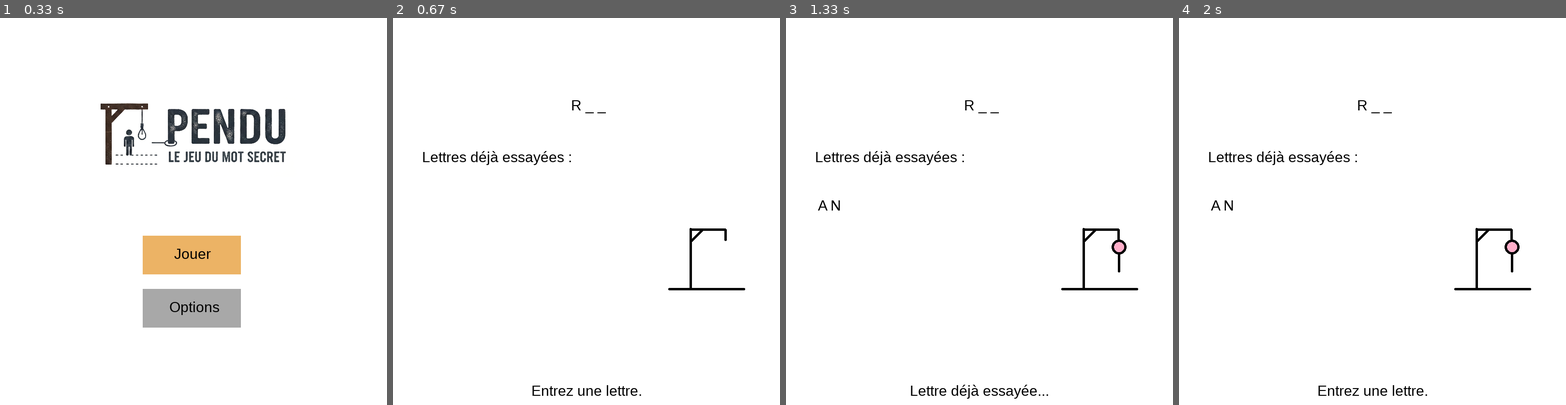
Above: before the commit, frames 1-4 (left to right).
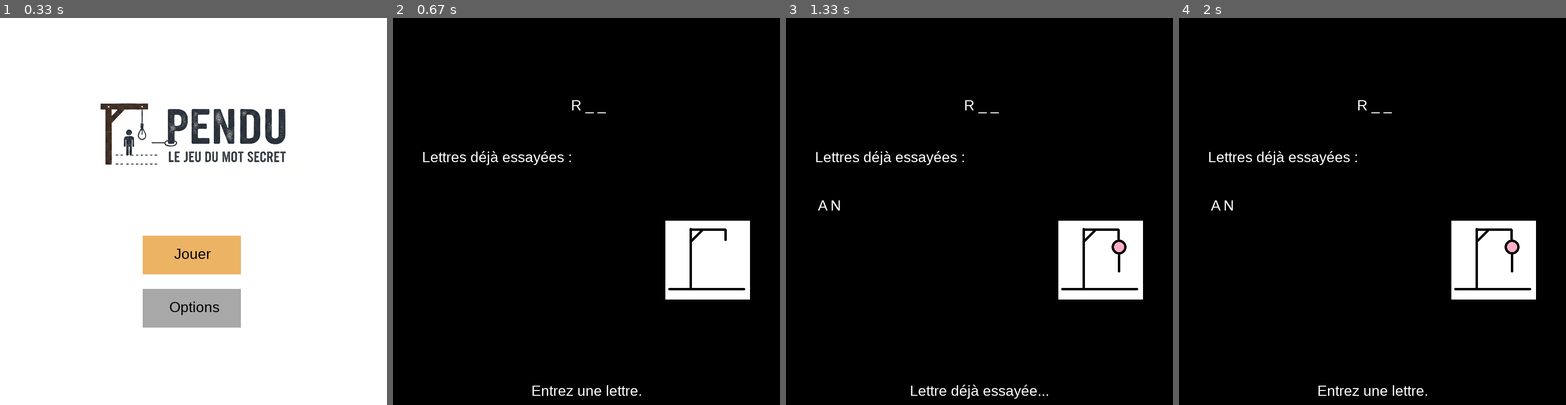
Above: after the commit, the same moments.

Repository: nicolas-riera/pendu
Game: pygame game, started from main.py
The game is run twice, just before and just after one commit, with the same random seed, the same clock (stepped at 60 frames per second) and the same inputs.
Inputs:
- Up to frame 1 (0.33 s): no input
- Up to frame 2 (0.67 s): click "Jouer" at 0.38 s
- Up to frame 3 (1.33 s): type "ann" at 0.67 s; tap Enter at 1 s
- Up to frame 4 (2 s): no input

Frame 1 is identical in both runs. In frame 2, 96% of the frame differs, in the area x 0-100%, y 0-100%; in frame 3, 96%; in frame 4, 96%.

Commit message:
feat: add dark mode

Diff:
--- /dev/null
+++ b/src/dark_mode.py
@@ -0,0 +1,12 @@
+
+def is_dark_modes(screen, is_dark_mode):
+
+    if not is_dark_mode:
+        screen.fill("white")
+        text_color = (0, 0, 0)
+
+    else:
+        screen.fill((0, 0, 0))
+        text_color = (255, 255, 255)
+
+    return is_dark_mode, text_color
--- a/src/game.py
+++ b/src/game.py
@@ -10,6 +10,7 @@
 from src.keyboard_input import *
 from src.render_adaptive_text import *
 from src.popup import *
+from src.dark_mode import *
 
 # Variables
 
@@ -145,10 +146,11 @@
 
     return life, letters_found, letters_tried, word_to_guess, word_to_guess_normalized, clue, letter_checked, notice_win_popup, notice_lose_popup, display_text_good_choice, display_text_wrong_choice, display_text_tried_letter
 
-def game(screen, clock, my_fonts):
+def game(screen, clock, my_fonts, is_dark_mode=False):
 
     gaming = True
     life, letters_found, letters_tried, word_to_guess, word_to_guess_normalized, clue, letter_checked, notice_win_popup, notice_lose_popup, display_text_good_choice, display_text_wrong_choice, display_text_tried_letter = reset_values()
+    is_dark_mode = True
 
     while gaming:
 
@@ -158,7 +160,7 @@
 
         # Rendering
 
-        screen.fill("white")
+        is_dark_mode, text_color = is_dark_modes(screen, is_dark_mode)
 
         render_adaptive_text(
             screen,
@@ -167,12 +169,13 @@
             180,
             600,
             FONT_PATH,
-            centered=True
+            centered=True,
+            color=text_color
         )
 
-        letters_tried_title_text = my_fonts[0].render("Lettres déjà essayées :", True, (0, 0, 0))
+        letters_tried_title_text = my_fonts[0].render("Lettres déjà essayées :", True, text_color)
         screen.blit(letters_tried_title_text, (60, 270))
-        letters_tried_text = my_fonts[0].render(str_already_tried_letters(letters_tried.upper()), True, (0, 0, 0))
+        letters_tried_text = my_fonts[0].render(str_already_tried_letters(letters_tried.upper()), True, text_color)
         screen.blit(letters_tried_text, (60, 370))
 
         hangman_title_rect = HANGMAN_IMG[6-life].get_rect(center=(650, 500))
@@ -191,7 +194,8 @@
             display_text_y,
             700,
             FONT_PATH,
-            centered=True
+            centered=True,
+            color=text_color
             )
 
             if time.monotonic() - display_text_timestamp >= 1.0:
@@ -205,7 +209,8 @@
             display_text_y,
             700,
             FONT_PATH,
-            centered=True
+            centered=True,
+            color=text_color
             )
 
             if time.monotonic() - display_text_timestamp >= 1.0:
@@ -219,7 +224,8 @@
             display_text_y,
             700,
             FONT_PATH,
-            centered=True
+            centered=True,
+            color=text_color
             )
 
             if time.monotonic() - display_text_timestamp >= 1.0:
@@ -234,7 +240,8 @@
             display_text_y,
             700,
             FONT_PATH,
-            centered=True
+            centered=True,
+            color=text_color
             )
 
         # Logic
--- a/src/menu.py
+++ b/src/menu.py
@@ -7,6 +7,7 @@
 from src.options import *
 from src.game import *
 from src.popup import *
+from src.dark_mode import *
 
 # Variables
 
@@ -21,6 +22,7 @@
 def menu(screen, clock, my_fonts):
 
     error_popup_empty = False
+    is_dark_mode = False
 
     while True:
 
@@ -30,7 +32,7 @@
 
         # Rendering
 
-        screen.fill("white")
+        is_dark_mode, text_color = is_dark_modes(screen, is_dark_mode)
 
         logo_title_rect = logo_title.get_rect(center=(650, 500))
         logo_title_scaled = pygame.transform.scale(logo_title, (logo_title.get_size()[0]*0.5, logo_title.get_size()[1]*0.5))
@@ -39,12 +41,12 @@
         # Draw.rect(surface, color, (x position, y position, x width, y width))
         pygame.draw.rect(screen, (236, 179, 101), (295, 450, 203, 80))
         play_button = pygame.Rect((295, 450, 203, 80))
-        play_button_text = my_fonts[0].render("Jouer", True, (0, 0, 0))
+        play_button_text = my_fonts[0].render("Jouer", True, text_color)
         screen.blit(play_button_text, (360, 470))
 
         pygame.draw.rect(screen, (168, 168, 168), (295, 560, 203, 80))
         option_button = pygame.Rect((295, 560, 203, 80))
-        option_button_text = my_fonts[0].render("Options", True, (0, 0, 0))
+        option_button_text = my_fonts[0].render("Options", True, text_color)
         screen.blit(option_button_text, (350, 580))
 
         # Logic
@@ -63,11 +65,11 @@
                 pygame.mouse.set_cursor(pygame.SYSTEM_CURSOR_ARROW)
                 if play_button.collidepoint(pygame.mouse.get_pos()):
                     if read_words() != []:
-                        game(screen, clock, my_fonts)
+                        game(screen, clock, my_fonts, is_dark_mode)
                     else:
                         error_popup_empty = True
                 else:
-                    options(screen, clock, my_fonts)
+                    is_dark_mode = options(screen, clock, my_fonts, is_dark_mode)
             else:
                 pygame.mouse.set_cursor(pygame.SYSTEM_CURSOR_HAND)
 
--- a/src/options.py
+++ b/src/options.py
@@ -9,6 +9,7 @@
 from src.keyboard_input import *
 from src.render_adaptive_text import *
 from src.popup import *
+from src.dark_mode import *
 
 # Variables
 
@@ -20,7 +21,9 @@
 
 # Functions
 
-def options(screen, clock, my_fonts):
+def options(screen, clock, my_fonts, is_dark_mode=False):
+
+    is_dark_mode = False
 
     while True:
 
@@ -30,7 +33,7 @@
 
         # Rendering
 
-        screen.fill("white")
+        is_dark_mode, text_color = is_dark_modes(screen, is_dark_mode)
 
         settings_title_button_text = my_fonts[1].render("Options", True, (0, 0, 0))
         screen.blit(settings_title_button_text, (310, 120))
@@ -38,12 +41,17 @@
         # Draw.rect(surface, color, (x position, y position, x width, y width))
         pygame.draw.rect(screen, (236, 179, 101), (295, 300, 203, 80))
         words_button = pygame.Rect((295, 300, 203, 80))
-        words_button_text = my_fonts[0].render("Mots", True, (0, 0, 0))
+        words_button_text = my_fonts[0].render("Mots", True, text_color)
         screen.blit(words_button_text, (365, 320))
+
+        pygame.draw.rect(screen, (236, 179, 101), (295, 450, 203, 80))
+        dark_mode_button = pygame.Rect((295, 450, 203, 80))
+        dark_mode_button_text = my_fonts[0].render("Dark mode", True, text_color)
+        screen.blit(dark_mode_button_text, (322, 470))
 
         pygame.draw.rect(screen, (168, 168, 168), (295, 600, 203, 80))
         return_button = pygame.Rect((295, 600, 203, 80))
-        return_button_text = my_fonts[0].render("Retour", True, (0, 0, 0))
+        return_button_text = my_fonts[0].render("Retour", True, text_color)
         screen.blit(return_button_text, (356, 620))
 
         pygame.display.flip()
@@ -54,11 +62,13 @@
         if escpressed:
             break
 
-        elif words_button.collidepoint(pygame.mouse.get_pos()) or return_button.collidepoint(pygame.mouse.get_pos()):
+        elif words_button.collidepoint(pygame.mouse.get_pos()) or dark_mode_button.collidepoint(pygame.mouse.get_pos()) or return_button.collidepoint(pygame.mouse.get_pos()):
             if mouseclicked:
                 pygame.mouse.set_cursor(pygame.SYSTEM_CURSOR_ARROW)
                 if words_button.collidepoint(pygame.mouse.get_pos()):
-                    words_menu(screen,clock,my_fonts)
+                    words_menu(screen, clock, my_fonts, is_dark_mode)
+                elif dark_mode_button.collidepoint(pygame.mouse.get_pos()):
+                    is_dark_mode = not is_dark_mode
                 elif return_button.collidepoint(pygame.mouse.get_pos()):
                     break
             else:
@@ -67,42 +77,44 @@
         else:
             pygame.mouse.set_cursor(pygame.SYSTEM_CURSOR_ARROW)
 
-def words_menu(screen, clock, my_fonts):
+def words_menu(screen, clock, my_fonts,is_dark_mode=False):
 
     reset_popup = False
 
+
     while True:
 
         # pygame events
 
         events, mouseclicked, escpressed = pygame_events()
 
+
         # Rendering
 
-        screen.fill("white")
-
-        words_title_button_text = my_fonts[1].render("Mots", True, (0, 0, 0))
+        is_dark_mode, text_color = is_dark_modes(screen, is_dark_mode)
+
+        words_title_button_text = my_fonts[1].render("Mots", True, text_color)
         screen.blit(words_title_button_text, (340, 120))
 
         # Draw.rect(surface, color, (x position, y position, x width, y width))
         pygame.draw.rect(screen, (236, 179, 101), (295, 300, 203, 80))
         add_word_button = pygame.Rect((295, 300, 203, 80))
-        add_word_button_text = my_fonts[0].render("Ajouter mot", True, (0, 0, 0))
+        add_word_button_text = my_fonts[0].render("Ajouter mot", True, text_color)
         screen.blit(add_word_button_text, (322, 320))
 
         pygame.draw.rect(screen, (236, 179, 151), (295, 400, 203, 80))
         remove_word_button = pygame.Rect((295, 400, 203, 80))
-        remove_word_button_text = my_fonts[0].render("Retirer mot", True, (0, 0, 0))
+        remove_word_button_text = my_fonts[0].render("Retirer mot", True, text_color)
         screen.blit(remove_word_button_text, (322, 420))
 
         pygame.draw.rect(screen, (236, 179, 201), (295, 500, 203, 80))
         reset_word_button = pygame.Rect((295, 500, 203, 80))
-        reset_word_button_text = my_fonts[0].render("Restaurer liste", True, (0, 0, 0))
+        reset_word_button_text = my_fonts[0].render("Restaurer liste", True, text_color)
         screen.blit(reset_word_button_text, (300, 520))
 
         pygame.draw.rect(screen, (168, 168, 168), (295, 600, 203, 80))
         return_button = pygame.Rect((295, 600, 203, 80))
-        return_button_text = my_fonts[0].render("Retour", True, (0, 0, 0))
+        return_button_text = my_fonts[0].render("Retour", True, text_color)
         screen.blit(return_button_text, (356, 620))
 
         # Logic
@@ -137,7 +149,7 @@
         pygame.display.flip()
         clock.tick(60)
 
-def add_word_menu(screen, clock, my_fonts):
+def add_word_menu(screen, clock, my_fonts, is_dark_mode=False):
 
     usr_word = ""
     error_found_popup = False
@@ -169,13 +181,13 @@
 
         # Rendering
 
-        screen.fill("white")
-
-        words_title_text = my_fonts[1].render("Ajouter un mot", True, (0, 0, 0))
+        is_dark_mode, text_color = is_dark_modes(screen, is_dark_mode)
+
+        words_title_text = my_fonts[1].render("Ajouter un mot", True, text_color)
         screen.blit(words_title_text, (230, 120))
 
         pygame.draw.rect(screen, (240, 240, 240), (70, 310, 660, 60))
-        usr_word_display = my_fonts[0].render(usr_word, True, (0, 0, 0))
+        usr_word_display = my_fonts[0].render(usr_word, True, text_color)
         screen.blit(usr_word_display, (75, 320))
 
         if usr_word == "":
@@ -185,12 +197,12 @@
 
         pygame.draw.rect(screen, add_word_button_color, (295, 500, 203, 80))
         add_word_button = pygame.Rect((295, 500, 203, 80))
-        add_word_button_text = my_fonts[0].render("Ajouter mot", True, (0, 0, 0))
+        add_word_button_text = my_fonts[0].render("Ajouter mot", True, text_color)
         screen.blit(add_word_button_text, (322, 520))
 
         pygame.draw.rect(screen, (168, 168, 168), (295, 600, 203, 80))
         return_button = pygame.Rect((295, 600, 203, 80))
-        return_button_text = my_fonts[0].render("Retour", True, (0, 0, 0))
+        return_button_text = my_fonts[0].render("Retour", True, text_color)
         screen.blit(return_button_text, (356, 620))
 
         # Logic
@@ -242,7 +254,7 @@
         add_word(usr_word.lower())
 
 
-def remove_word_menu(screen, clock, my_fonts):
+def remove_word_menu(screen, clock, my_fonts, is_dark_mode=False):
 
     words_list = read_words()
     words_list_current_page = 0
@@ -264,9 +276,9 @@
 
         # Rendering
 
-        screen.fill("white")
-
-        words_title_text = my_fonts[1].render("Retirer un mot", True, (0, 0, 0))
+        is_dark_mode, text_color = is_dark_modes(screen, is_dark_mode)
+
+        words_title_text = my_fonts[1].render("Retirer un mot", True, text_color)
         screen.blit(words_title_text, (233, 22))
 
         if words_list == []:
@@ -305,14 +317,14 @@
         if words_list_pages > 1:
 
             if words_list_current_page != 0:
-                previous_page_arrow = my_fonts[1].render("<", True, (0, 0, 0))
+                previous_page_arrow = my_fonts[1].render("<", True, text_color)
                 previous_page_rect = previous_page_arrow.get_rect(topleft=(70, 660))
                 screen.blit(previous_page_arrow, (70, 660))
             else:
                 previous_page_rect = None
 
             if words_list_current_page != words_list_pages-1:
-                next_page_arrow = my_fonts[1].render(">", True, (0, 0, 0))
+                next_page_arrow = my_fonts[1].render(">", True, text_color)
                 next_page_rect = next_page_arrow.get_rect(topleft=(700, 660))
                 screen.blit(next_page_arrow, (700, 660))
             else:
@@ -320,15 +332,15 @@
 
         pygame.draw.rect(screen, (168, 168, 168), (165, 650, 203, 80))
         return_button = pygame.Rect((165, 650, 203, 80))
-        return_button_text = my_fonts[0].render("Retour", True, (0, 0, 0))
+        return_button_text = my_fonts[0].render("Retour", True, text_color)
         screen.blit(return_button_text, (226, 670))
 
         pygame.draw.rect(screen, (236, 179, 201), (425, 650, 203, 80))
         delete_all_button = pygame.Rect((425, 650, 203, 80))
-        delete_all_button_text = my_fonts[0].render("Tout supprimer", True, (0, 0, 0))
+        delete_all_button_text = my_fonts[0].render("Tout supprimer", True, text_color)
         screen.blit(delete_all_button_text, (427, 670))
 
-        page_indicator_text = my_fonts[0].render(f"Page {words_list_current_page + 1}", True, (0, 0, 0))
+        page_indicator_text = my_fonts[0].render(f"Page {words_list_current_page + 1}", True, text_color)
         screen.blit(page_indicator_text, (352, 743))
 
         # Logic
